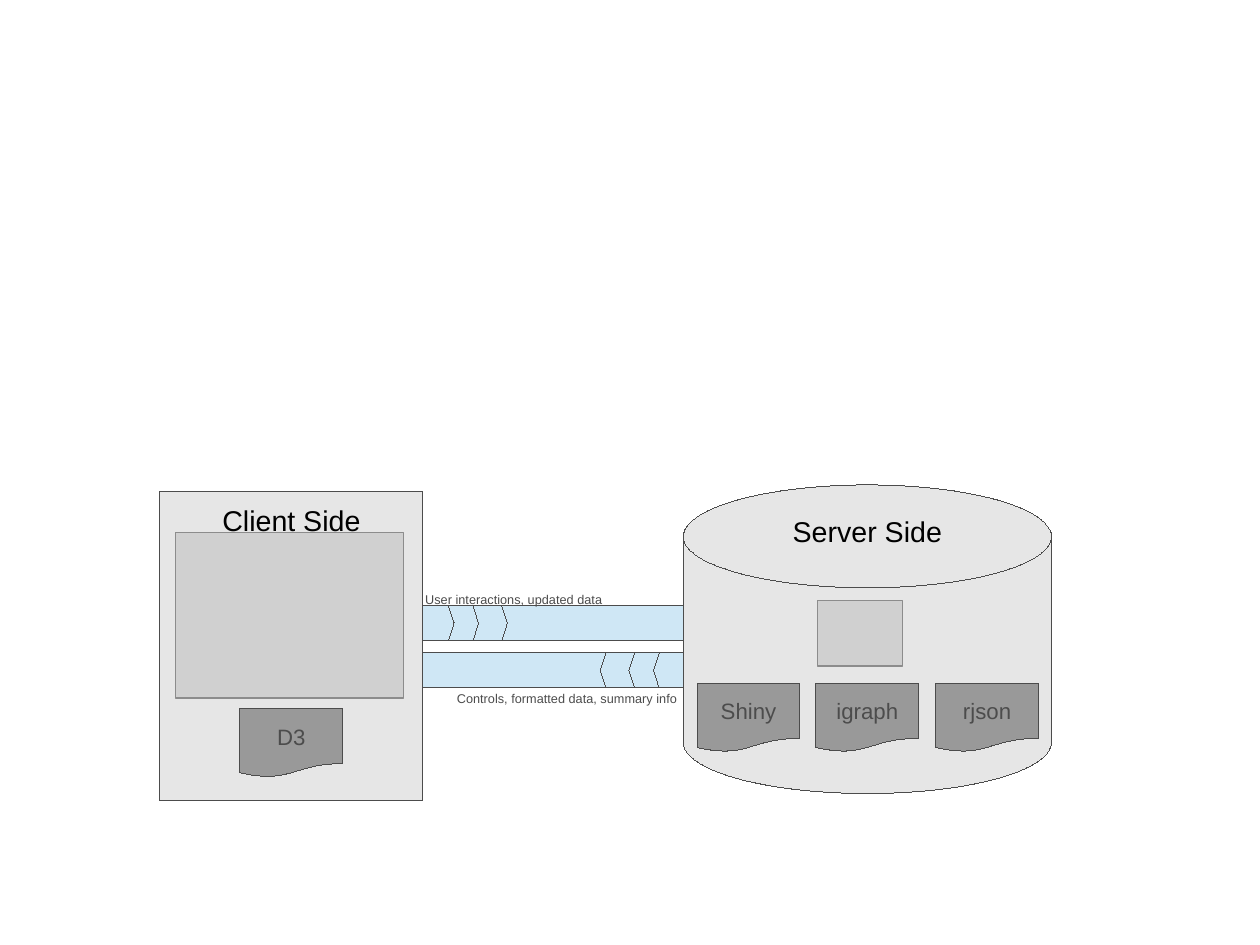
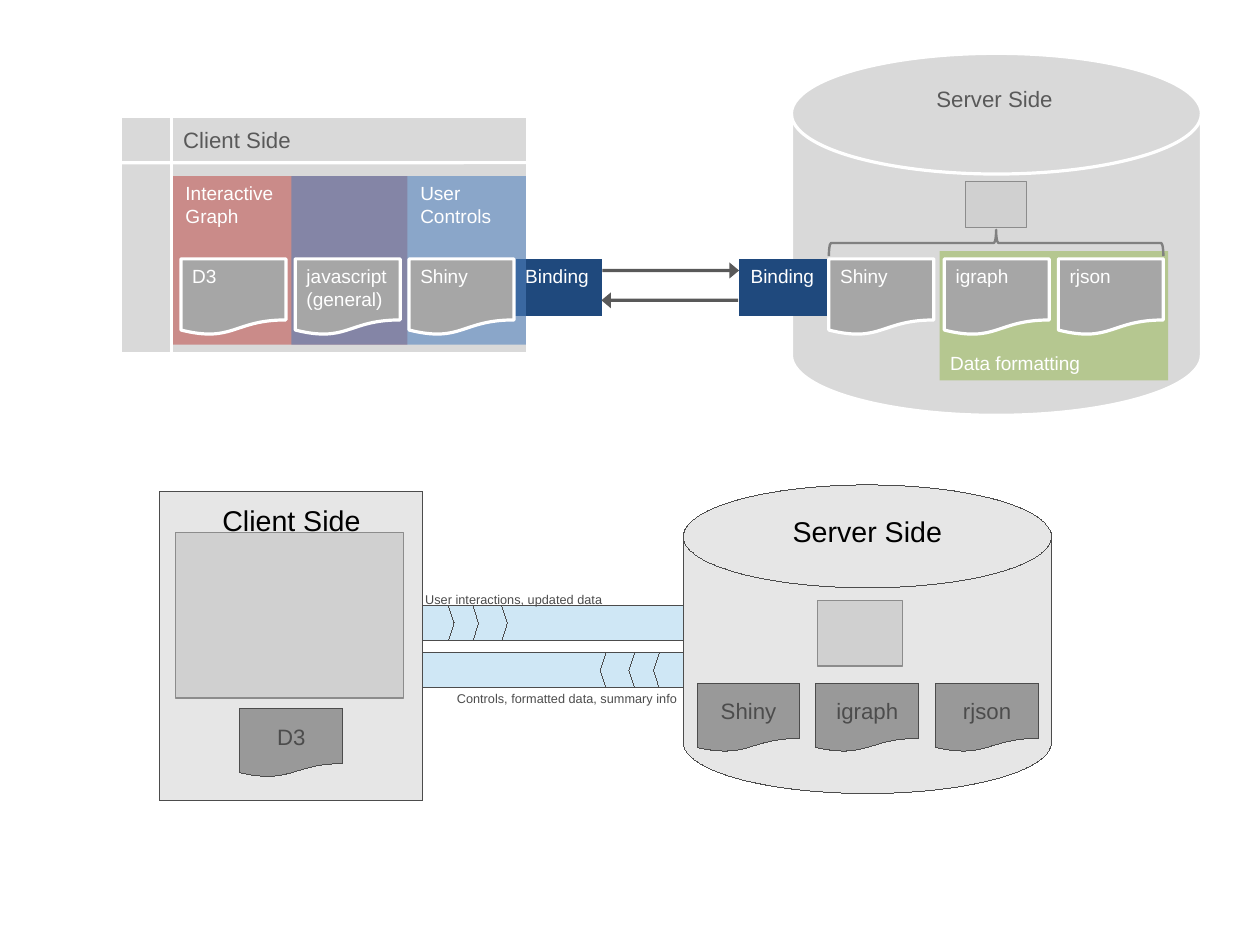
Before and after one commit to andeek/CreativeComponent, a slide deck: slide 1 of paper/images/clientserverflow.pptx. Drawn at 1260x945 pixels with LibreOffice and Linux fonts; fonts in the diff are those of the drawing; grey boxes stand for pictures. Boxes give left, top, right and bottom in pixels: in the first picture for what was removed or moved away, otherwise in the second. Text is boxed around its words. In the diff, an @@ line names an element or a change of style, - is before the commit and + after.

```diff
--- a/paper/images/clientserverflow.pptx
+++ b/paper/images/clientserverflow.pptx
@@ cylinder added at (791,54,1202,416), fill #D9D9D9, outline #FFFFFF 2 pt @@
@@ freeform shape added at (120,115,528,353), fill #D9D9D9, outline #FFFFFF 2 pt @@
@@ text added at (936,91,1053,107), 14 pt, text #595959 @@
+Server Side
@@ text added at (183,132,291,148), 14 pt, text #595959 @@
+Client Side
@@ rectangle added at (173,176,407,344), fill #C0504D at 57% opacity @@
@@ rectangle added at (292,176,526,344), fill #4F81BD at 57% opacity @@
@@ text added at (185,186,273,227), 12 pt, text #FFFFFF @@
+Interactive Graph
@@ text added at (420,187,491,223), 12 pt, text #FFFFFF @@
+User Controls
@@ picture added at (966,182,1028,229) @@
@@ left brace added at (829,230,1164,256), outline #808080 1.5 pt @@
@@ flow chart document added at (181,258,286,335), fill #A6A6A6, outline #FFFFFF 2 pt @@
@@ flow chart document added at (295,258,400,335), fill #A6A6A6, outline #FFFFFF 2 pt @@
@@ text added at (306,269,386,310), 12 pt, text #FFFFFF @@
+javascript
+(general)
@@ rectangle added at (409,258,603,316), fill #1F497D @@
@@ flow chart document added at (409,258,515,335), fill #A6A6A6, outline #FFFFFF 2 pt @@
@@ text added at (420,269,468,287), 12 pt, text #FFFFFF @@
+Shiny
@@ text added at (525,269,588,287), 12 pt, text #FFFFFF @@
+Binding
@@ rectangle added at (740,260,926,317), fill #1F497D @@
@@ text added at (751,269,814,287), 12 pt, text #FFFFFF @@
+Binding
@@ flow chart document added at (829,260,934,336), fill #A6A6A6, outline #FFFFFF 2 pt @@
@@ text added at (840,269,888,287), 12 pt, text #FFFFFF @@
+Shiny
@@ rectangle added at (940,252,1169,381), fill #9BBB59 at 57% opacity @@
@@ flow chart document added at (944,260,1050,336), fill #A6A6A6, outline #FFFFFF 2 pt @@
@@ text added at (956,269,1009,287), 12 pt, text #FFFFFF @@
+igraph
@@ flow chart document added at (1059,260,1164,336), fill #A6A6A6, outline #FFFFFF 2 pt @@
@@ text added at (1070,269,1111,287), 12 pt, text #FFFFFF @@
+rjson
@@ text added at (192,270,216,283), 12 pt, text #FFFFFF @@
+D3
@@ arrow added from (603, 271) to (740, 271), #595959 2 pt @@
@@ arrow added from (739, 301) to (601, 301), #595959 2 pt @@
@@ text added at (950,356,1080,374), 12 pt, text #FFFFFF @@
+Data formatting
```
Also in this commit, not shown: 1 other file.
